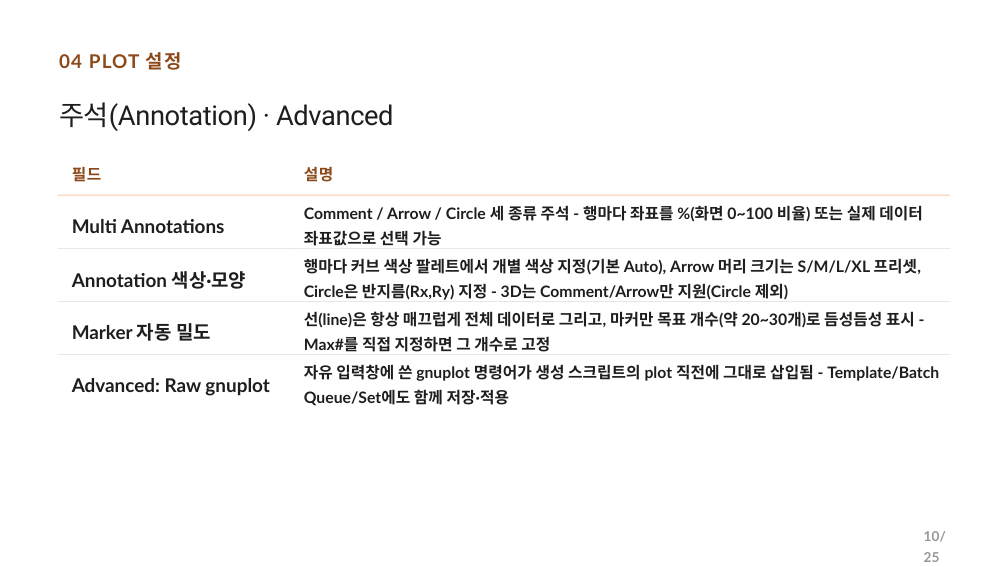
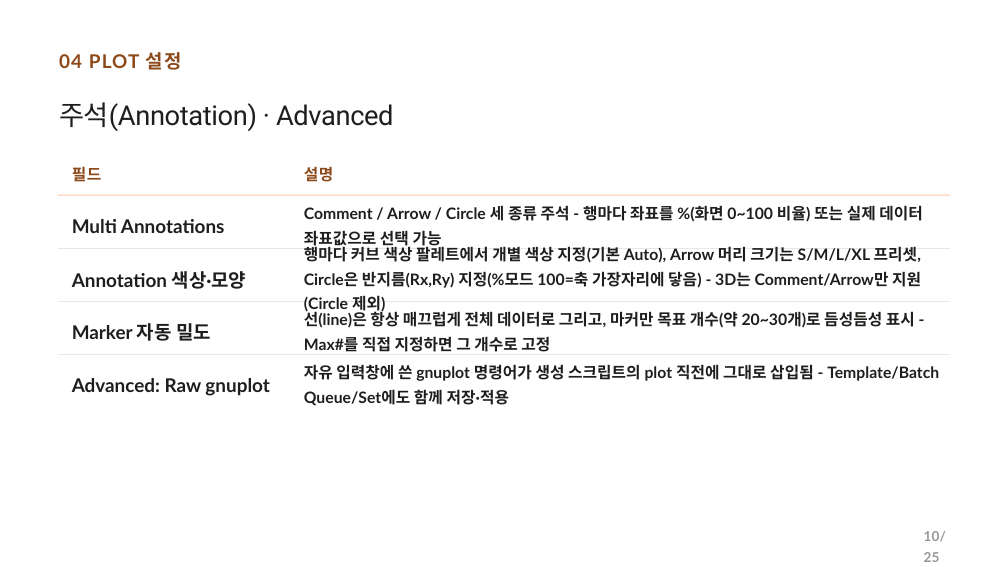
Before and after one commit to CWKIM113/CathPlot_Pub, a slide deck: slide 10 of CathPlot_발표.pptx. Drawn at 1008x567 pixels with LibreOffice and Linux fonts; fonts in the diff are those of the drawing. Boxes give left, top, right and bottom in pixels: in the first picture for what was removed or moved away, otherwise in the second. Text is boxed around its words. In the diff, an @@ line names an element or a change of style, - is before the commit and + after.

```diff
--- a/CathPlot_발표.pptx
+++ b/CathPlot_발표.pptx
@@ text at (x1=304, y1=245, x2=921, y2=314): text changed @@
-행마다 커브 색상 팔레트에서 개별 색상 지정(기본 Auto), Arrow 머리 크기는 S/M/L/XL 프리셋, Circle은 반지름(Rx,Ry) 지정 - 3D는 Comment/Arrow만 지원(Circle 제외)
+행마다 커브 색상 팔레트에서 개별 색상 지정(기본 Auto), Arrow 머리 크기는 S/M/L/XL 프리셋, Circle은 반지름(Rx,Ry) 지정(%모드 100=축 가장자리에 닿음) - 3D는 Comment/Arrow만 지원(Circle 제외)
```
Also in this commit, not shown: 2 other slides changed.
